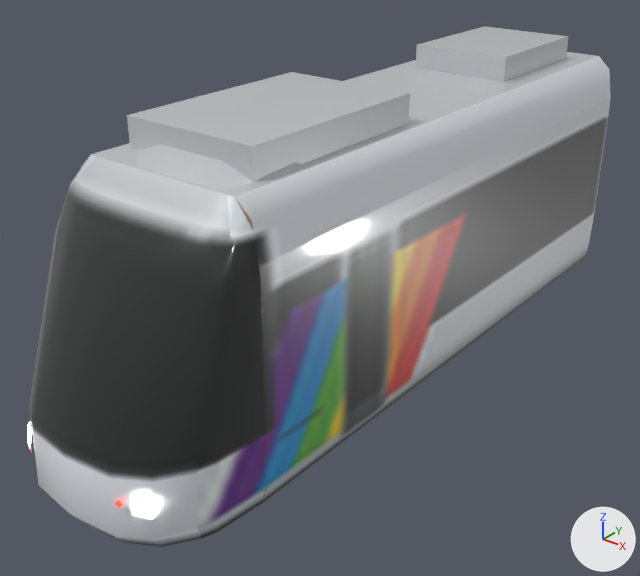
A saved change to the glTF model tram_parts/extremites/marseille_caf/end_b_lod3.glb.
Rendered twice from a 50 mm lens placed at (5.78, -8.0, 5.81), pointed at (-0.13, -0.6, 1.22). Arrows for +X, +Y and +Z are at lower right; the lights stay in place. The older version comes first. Where no turn or scale is listed for an object, it has been applied to the vertices. Vertices at exactly the same position are counted once.

Objects in the first picture: 'em_head_B', 'module_06'.
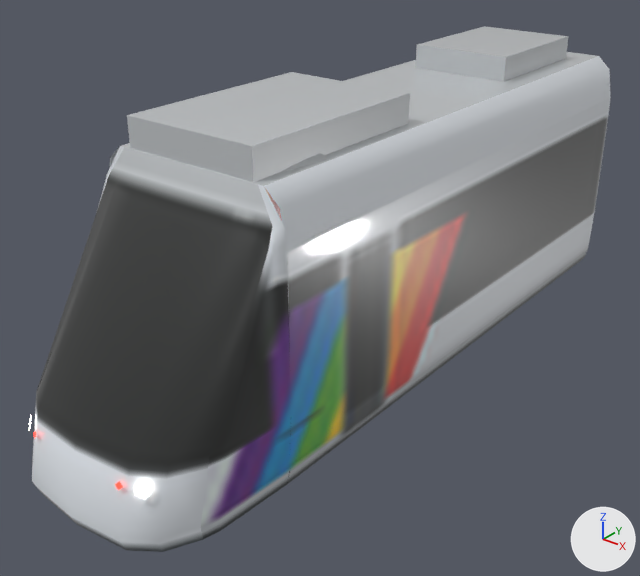
Boxes (x1, y1, x2, y2) around the edits, measured in the pictures (640 x 576 px; the box of a moved part takes in the faces that stretch with it):
'module_06', reshaped
    before: (29, 26, 611, 547)
    after: (32, 26, 611, 552)
'em_head_B', reshaped (9% narrower, 13% shorter)
    before: (28, 422, 163, 519)
    after: (29, 415, 152, 499)
part 1 of me_module_06, moved or reshaped
    before: (136, 144, 303, 191)
    after: (279, 153, 327, 173)
part 2 of me_module_06, moved or reshaped
    before: (29, 52, 597, 547)
    after: (32, 52, 597, 552)
part 3 of me_module_06, surface changed
    before: (29, 155, 293, 529)
    after: (36, 146, 293, 529)
part 4 of me_em_head_b, moved or reshaped
    before: (28, 422, 32, 448)
    after: (29, 415, 31, 430)
part 5 of me_em_head_b, moved or reshaped
    before: (131, 492, 163, 519)
    after: (135, 481, 152, 499)

Edits to the bpy script that builds the scene:
```text
Change me_module_06:
    used by ob_module_06; location = (0.0, 0.0, 0.0)
    remove me_module_06.from_pydata(...)  # 127 vertices, 189 faces; spans x -1.19..1.19, y -4.44..4.33, z 0.25..3.62
    add me_module_06.from_pydata(...)  # 127 vertices, 189 faces; spans x -1.19..1.19, y -4.45..4.33, z 0.25..3.62
    me_module_06 part 1: the loose piece of 16 vertices spanning x -0.91..0.91, y -3.05..-1.65, z 3.29..3.53 is moved by (0.0, 0.35, 0.0)
    me_module_06 part 2: 76 of 127 vertices moved; they spanned x -1.19..1.19, y -4.39..-3.05, z 0.25..3.3 and now span x -1.19..1.19, y -4.38..-2.7, z 0.25..3.3; mean shift (0.0, 0.3, 0.03); largest move (0.0, -3.68, 2.7) -> (0.0, -2.85, 2.9)
    me_module_06 part 3: 76 kept faces spanning x -1.19..1.19, y -4.24..4.33, z 0.25..3.3 get new texture (UV) coordinates
Change me_em_head_b:
    used by ob_em_head_b; location = (0.0, -4.45, 0.9)
    remove me_em_head_b.from_pydata(...)  # 12 vertices, 10 faces; spans x -0.93..0.95, y 0.14..0.34, z -0.24..0.04
    add me_em_head_b.from_pydata(...)  # 12 vertices, 10 faces; spans x -0.87..0.87, y 0.2..0.3, z -0.03..0.13
    me_em_head_b part 4: the loose piece of 6 vertices spanning x -0.93..-0.72, y 0.14..0.33, z -0.24..0.04 is multiplied about its middle by the matrix ((0.556, -0.086, 0.072), (0.071, 0.551, 0.111), (-0.087, -0.1, 0.551)), then moved by (0.03, 0.01, 0.15)
    me_em_head_b part 5: the loose piece of 6 vertices spanning x 0.74..0.95, y 0.16..0.34, z -0.24..0.04 is multiplied about its middle by the matrix ((0.556, 0.086, -0.072), (-0.071, 0.551, 0.111), (0.087, -0.1, 0.551)), then moved by (-0.03, 0.01, 0.15)
```
